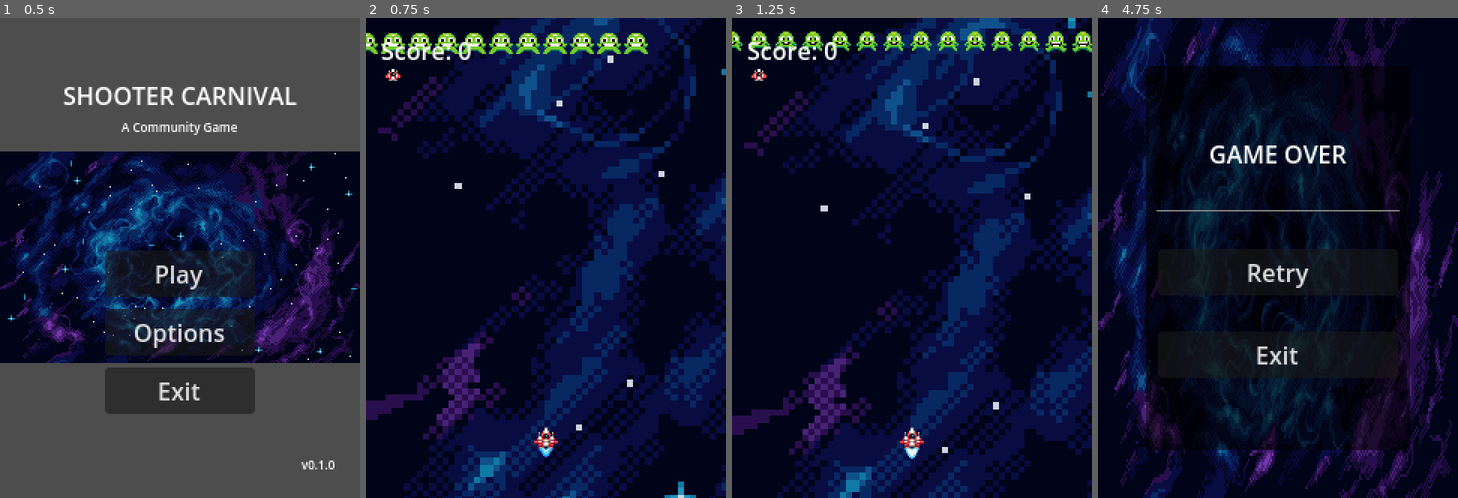
Above: before the commit, frames 1-4 (left to right).
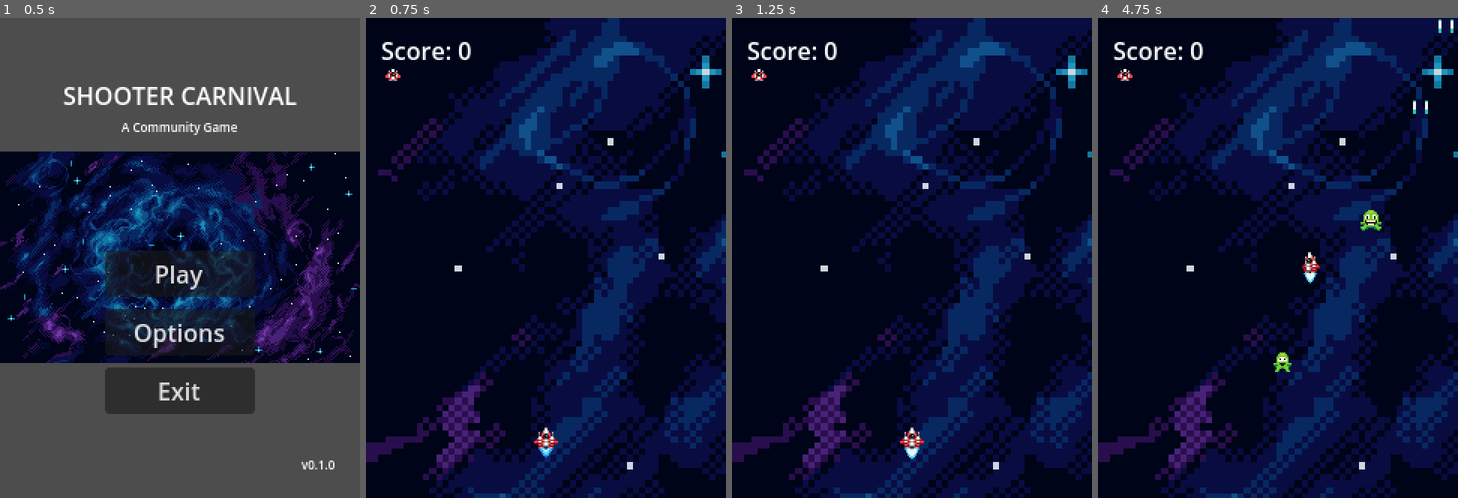
Above: after the commit, the same moments.

Repository: HouZenKai/ShooterCarnival
Game: Godot game, scene res://scenes/ui/main_menu.tscn
Same seed, same stepped clock (60 frames per second), same inputs: the game is played once before the commit and once after it.
Inputs:
- Up to frame 1 (0.5 s): no input
- Up to frame 2 (0.75 s): click "Play" at 0.5 s
- Up to frame 3 (1.25 s): no input
- Up to frame 4 (4.75 s): hold D (move_right) 1.28-2.03 s; tap Space (shoot) every 0.75 s from 1.35 to 4.35 s; hold S (move_down) 2.03-2.78 s; hold D (move_right) 2.78-3.53 s; hold W (move_up) 3.53-4.28 s; hold A (move_left) from 4.28 s (still down)

Frame 1 is identical in both runs. In frame 2, 45% of the frame differs, in the area x 0-100%, y 0-100%; in frame 3, 38%; in frame 4, 55%.
Error after the commit: Parse Error: Identifier "GameStats" not declared in the current scope. (res://scenes/stages/stage_01.gd:20)

Commit message:
#71 Add GameStats tracking and show on Game Over
Introduce a new GameStats singleton script to track score and enemies_defeated (subscribes to CombatBus ENEMY_DIED and updates counts, with a reset() method). Hook GameStats.reset() into stage_01._ready so stats are cleared when a stage starts. Add UI support: game_over.gd now formats and displays GameStats properties in a new LabelStats node in the Game Over scene, and the VBox separation was adjusted for layout. Files added/modified: src/scripts/game_stats.gd (+ .uid), src/scenes/stages/stage_01.gd, src/scenes/ui/game_over.gd, src/scenes/ui/game_over.tscn.

Diff:
--- a/src/scenes/stages/stage_01.gd
+++ b/src/scenes/stages/stage_01.gd
@@ -17,6 +17,7 @@
 
 
 func _ready() -> void:
+	GameStats.reset()
 	GlobalUtils.CombatBus.subscribe(GlobalUtils.CombatBus.MessageType.ENEMY_DIED).connect(_on_enemy_died)
 	GlobalUtils.CombatBus.subscribe(GlobalUtils.CombatBus.MessageType.PLAYER_DIED).connect(_on_player_died)
 	_spawn_initial_enemies_async()
--- a/src/scenes/ui/game_over.gd
+++ b/src/scenes/ui/game_over.gd
@@ -2,6 +2,36 @@
 
 ## Path to the game scene.
 @export_file("*.tscn") var game_scene_path: String = "res://scenes/main.tscn"
+
+@onready var label_stats: Label = $MarginContainer/Panel/MarginContainer/VBoxContainer/LabelStats
+
+
+func _ready() -> void:
+	display_stats()
+
+
+## Reads all GameStats properties and prints them in the UI Label.[br]
+func display_stats():
+	# An array to store every line to show in stats
+	var formatted_lines: Array[String] = []
+	# Getting the list of all the game stats properties
+	var properties = GameStats.get_property_list()
+
+	# Every property will be shown on screen
+	for prop in properties:
+		# If the prop is "custom made" and not inherithed
+		if prop.usage & PROPERTY_USAGE_SCRIPT_VARIABLE:
+			# We get the prop name and value
+			var prop_name: String = prop.name
+			var prop_value = GameStats.get(prop_name)
+			# Replace underscore with space and then to upper case
+			var display_name := prop_name.replace("_", " ").capitalize()
+			# Formats the line putting the prop name first and then the value on a new line
+			var line := "%s\n%s" % [display_name, str(prop_value)]
+			formatted_lines.append(line)
+
+	# Joining all lines with a new line
+	label_stats.text = "\n".join(formatted_lines)
 
 
 func _on_button_retry_pressed() -> void:
--- a/src/scenes/ui/game_over.tscn
+++ b/src/scenes/ui/game_over.tscn
@@ -52,7 +52,7 @@
 
 [node name="VBoxContainer" type="VBoxContainer" parent="MarginContainer/Panel/MarginContainer" unique_id=1218185248]
 layout_mode = 2
-theme_override_constants/separation = 24
+theme_override_constants/separation = 8
 alignment = 1
 
 [node name="LabelGameOver" type="Label" parent="MarginContainer/Panel/MarginContainer/VBoxContainer" unique_id=1739274848]
@@ -62,6 +62,19 @@
 vertical_alignment = 1
 
 [node name="HSeparator" type="HSeparator" parent="MarginContainer/Panel/MarginContainer/VBoxContainer" unique_id=1946755159]
+layout_mode = 2
+
+[node name="LabelStats" type="Label" parent="MarginContainer/Panel/MarginContainer/VBoxContainer" unique_id=1378709209]
+layout_mode = 2
+theme_override_font_sizes/font_size = 12
+text = "Score
+999999999
+Enemies Defeated
+999999999"
+horizontal_alignment = 1
+vertical_alignment = 1
+
+[node name="HSeparator2" type="HSeparator" parent="MarginContainer/Panel/MarginContainer/VBoxContainer" unique_id=769787173]
 layout_mode = 2
 
 [node name="ButtonRetry" type="Button" parent="MarginContainer/Panel/MarginContainer/VBoxContainer" unique_id=1145004003]
--- /dev/null
+++ b/src/scripts/game_stats.gd
@@ -0,0 +1,22 @@
+extends Node
+
+var score: int = 0
+var enemies_defeated: int = 0
+
+
+func _ready() -> void:
+	# Subscribe to receive enemy died messages
+	GlobalUtils.CombatBus.subscribe(GlobalUtils.CombatBus.MessageType.ENEMY_DIED).connect(_on_enemy_died)
+
+
+## This function is called every time an enemy dies and counts them.[br]
+## @param payload The message payload. Contains the enemy reward.[br]
+func _on_enemy_died(payload: MessagePayload.EnemyDeath) -> void:
+	score += payload.reward
+	enemies_defeated += 1
+
+
+## Resets player stats.[br]
+func reset() -> void:
+	score = 0
+	enemies_defeated = 0
Not shown, added: src/scripts/game_stats.gd.uid
